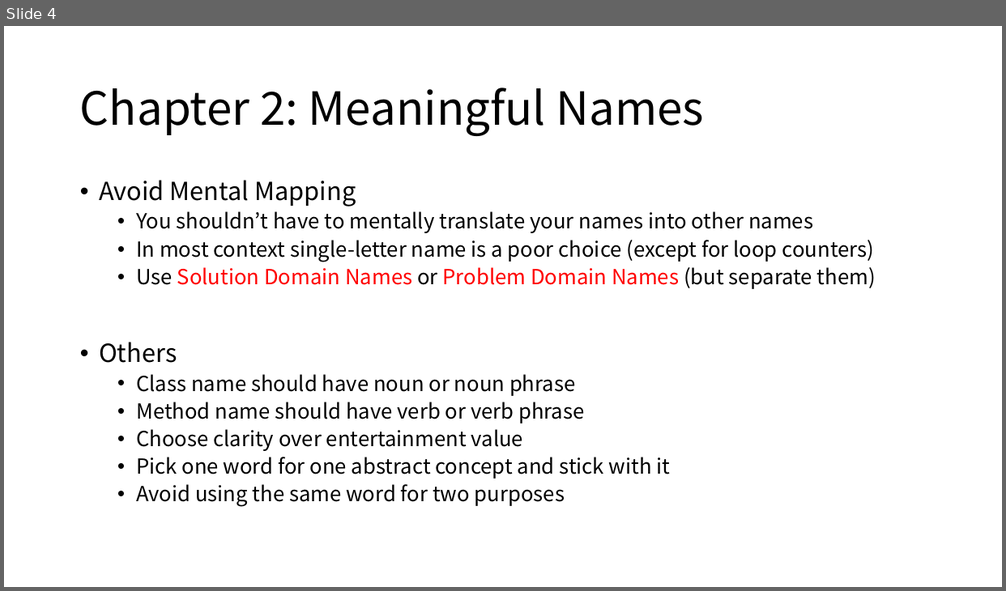
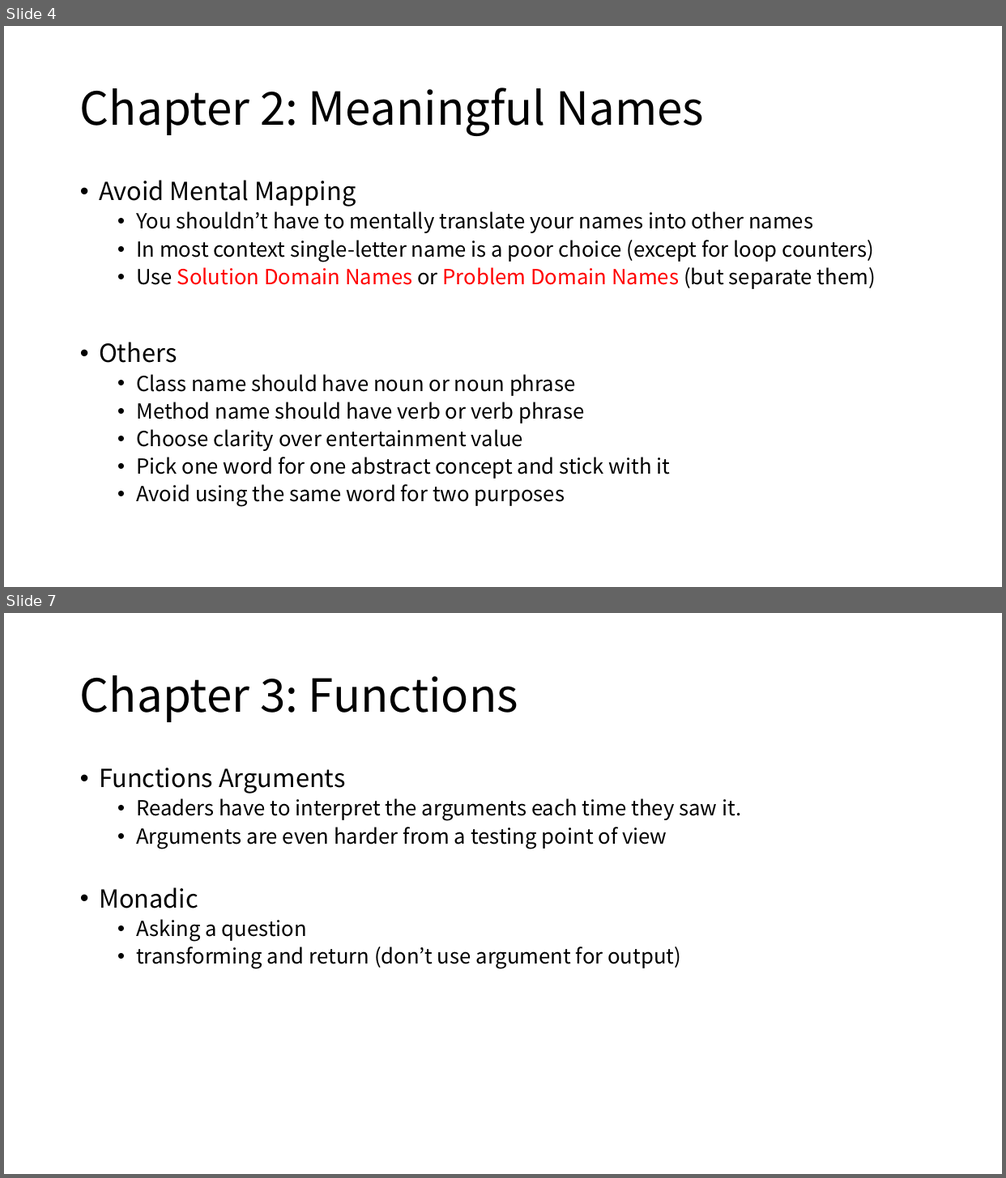
Before and after one commit to Eyebrowmoon/CS490, a slide deck: cleanCode1.pptx. Shown one above the other, each under a label of ours: slide 4 before the commit, slides 4 and 7 after it; the slides between them are not shown. The pictures are 1006x591 and 1006x1178 pixels, drawn with LibreOffice and Linux fonts; fonts in the diff are those of the drawing. Boxes give left, top, right and bottom in pixels: in the first picture for what was removed or moved away, otherwise in the second. Text is boxed around its words. In the diff, an @@ line names an element or a change of style, - is before the commit and + after.

```diff
--- a/cleanCode1.pptx
+++ b/cleanCode1.pptx
@@ slide 7 added at (x1=4, y1=613, x2=1002, y2=1174), background #FFFFFF @@
@@ title added at (x1=80, y1=675, x2=518, y2=722), 44 pt, text #000000 @@
+Chapter 3: Functions
@@ text added at (x1=99, y1=768, x2=741, y2=969), 20 pt, text #000000 @@
+• Functions Arguments
+  • Readers have to interpret the arguments each time they saw it.
+  • Arguments are even harder from a testing point of view
+• Monadic
+  • Asking a question
+  • transforming and return (don’t use argument for output)
```
Also in this commit, not shown: 2 other slides added, 1 slide removed.
